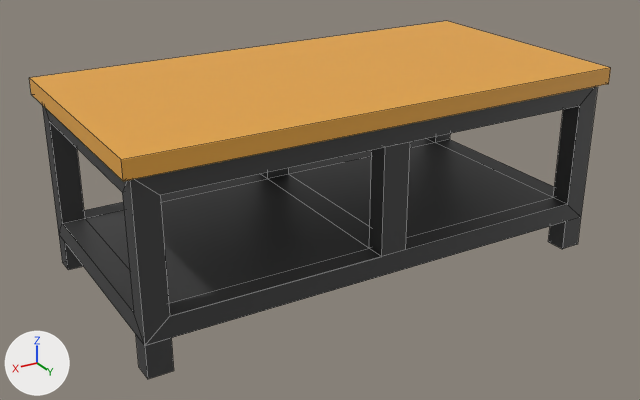
An edit to the FBX model Content/AssetSource/SM_DeliveryBench.fbx, drawn before and after from the same camera.
Both versions are drawn from a 50 mm lens placed at (1.79, 2.94, 1.73), pointed at (0.05, 0.04, 0.27). The axes (+X, +Y, +Z) are drawn at lower left. The lights are the same throughout. The picture after the commit comes second. Mesh edges are drawn as thin lines. Vertices at exactly the same position are counted once.

In view in the first picture: 'SM_DeliveryBench'.
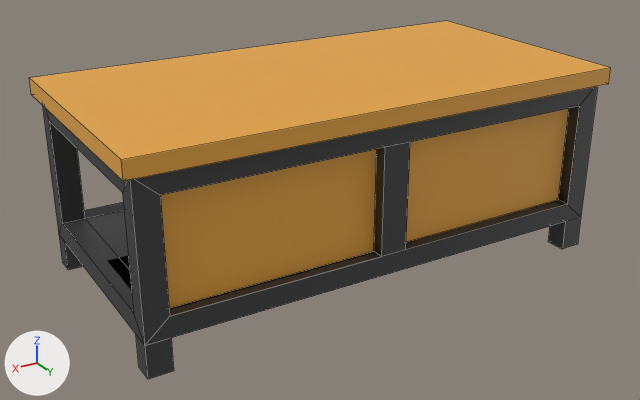
Pixel boxes [x1, y1, x2, y2] of what changed, in the pictures (640 x 400 px):
part 1 of me_cube_007, added (orange): after [160, 108, 569, 308]

The change, as a diff of the scene's bpy script:
```diff
--- a/Content/AssetSource/SM_DeliveryBench.fbx.py
+++ b/Content/AssetSource/SM_DeliveryBench.fbx.py
@@ me_cube_007 @@
 # used by ob_sm_deliverybench; location = (0.0, 0.0, 0.0)
-me_cube_007.from_pydata(...)  # 91 vertices, 86 faces; spans x -1.03..1.03, y -0.53..0.53, z 0.0..0.8
+me_cube_007.from_pydata(...)  # 99 vertices, 98 faces; spans x -1.03..1.03, y -0.53..0.53, z 0.0..0.8
+# me_cube_007 part 1
+# 8 vertices are added at x -0.91..0.91, y 0.45, z 0.21..0.65
+# 12 new faces join them, mat_material_008 (orange #e7a640)
 me_cube_007.materials.append(mat_material_007)
```
